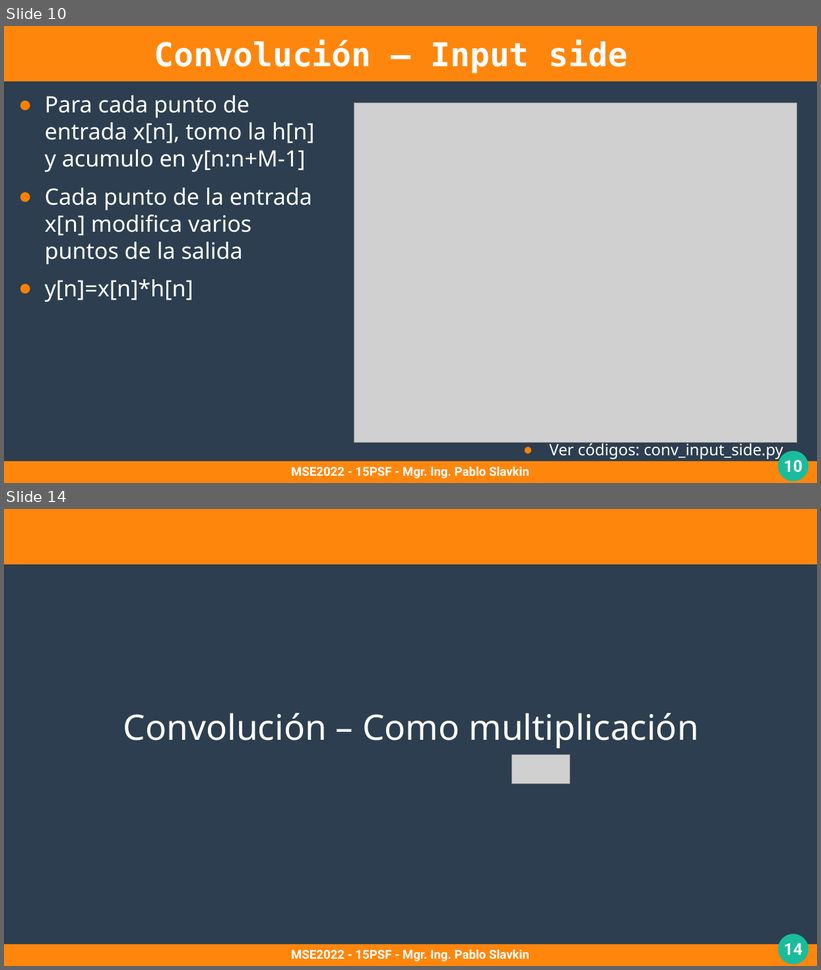
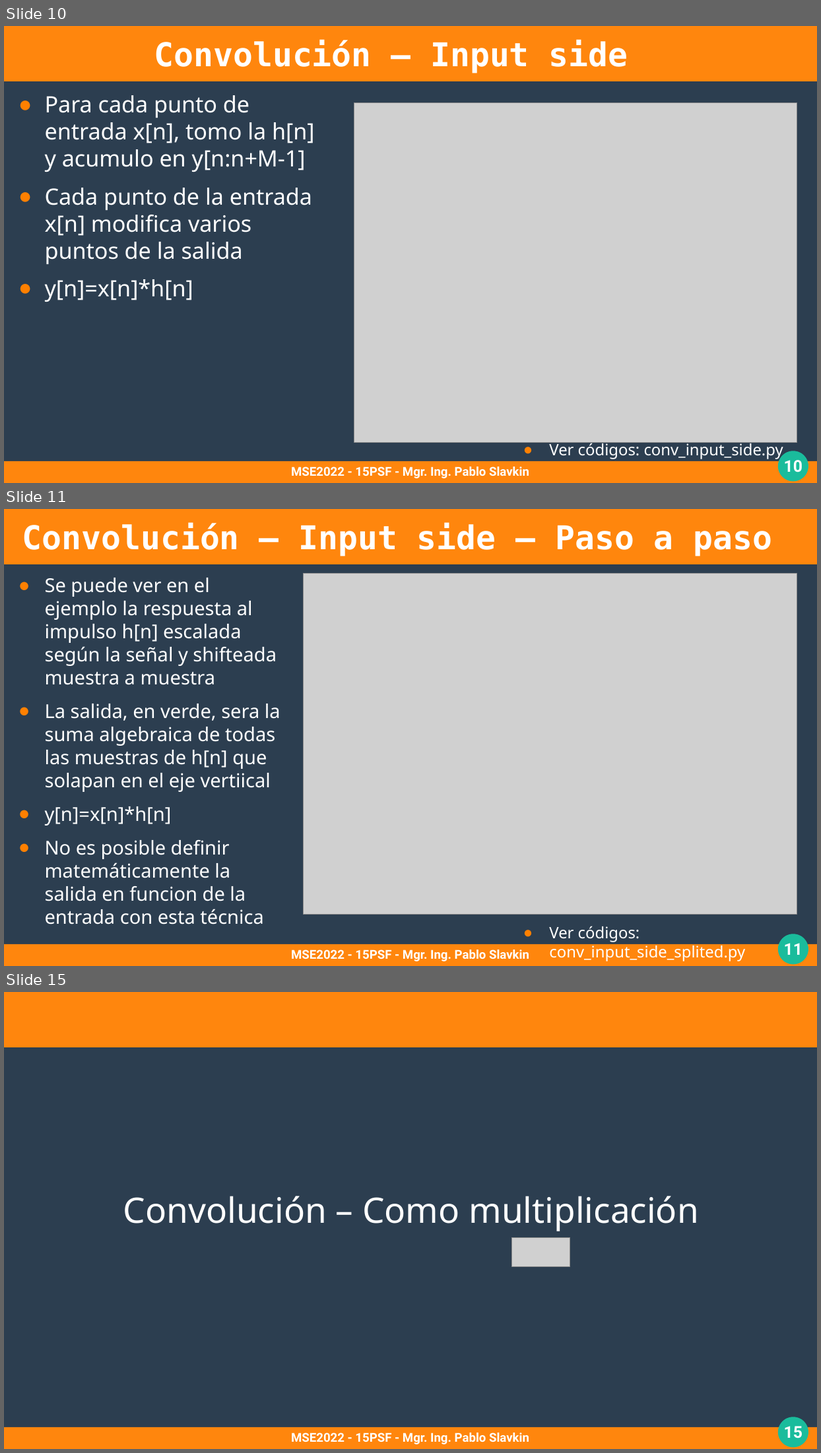
Before and after one commit to pslavkin/psf_2022, a slide deck: clases/5_clase/5_clase.odp. Shown one above the other, each under a label of ours: slides 10 and 14 before the commit, slides 10, 11 and 15 after it; the slides between them are not shown. The pictures are 821x970 and 821x1453 pixels, drawn with LibreOffice and Linux fonts; fonts in the diff are those of the drawing; grey boxes stand for pictures. Boxes give left, top, right and bottom in pixels: in the first picture for what was removed or moved away, otherwise in the second. Text is boxed around its words. In the diff, an @@ line names an element or a change of style, - is before the commit and + after.

```diff
--- a/clases/5_clase/5_clase.odp
+++ b/clases/5_clase/5_clase.odp
@@ slide 11 added at (4, 509, 817, 966), background #2C3E50; not listed: 4 template elements that a slide beside it also shows @@
@@ title added at (22, 523, 773, 557), 32 pt, text #FFFFFF, bold @@
+Convolución – Input side – Paso a paso
@@ text added at (45, 578, 281, 925), 18.7 pt, text #FFFFFF @@
+● Se puede ver en el ejemplo la respuesta al impulso h[n] escalada según la señal y shifteada muestra a muestra
+● La salida, en verde, sera la suma algebraica de todas las muestras de h[n] que solapan en el eje vertiical
+● y[n]=x[n]*h[n]
+● No es posible definir matemáticamente la salida en funcion de la entrada con esta técnica
@@ picture added at (304, 574, 797, 915) @@
@@ text added at (549, 926, 745, 962), 15.4 pt, text #FFFFFF @@
+● Ver códigos: conv_input_side_splited.py
@@ text added at (291, 950, 529, 962), 12 pt, text #FFFFFF, bold @@
+MSE2022 - 15PSF - Mgr. Ing. Pablo Slavkin
@@ what was slide 14 is now slide 15 @@
@@ page number at (784, 1426, 803, 1439): text changed @@
-14
+15
```
Also in this commit, not shown: 9 slides changed, 1 other slide added, 1 slide removed, 15 other files.
